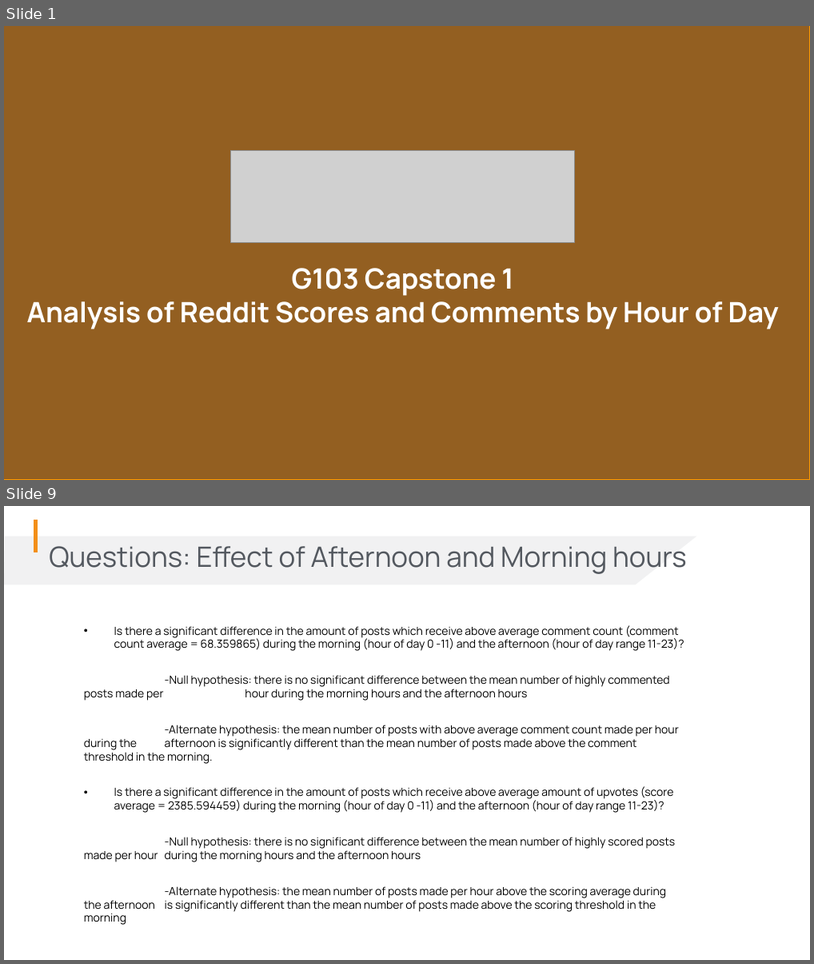
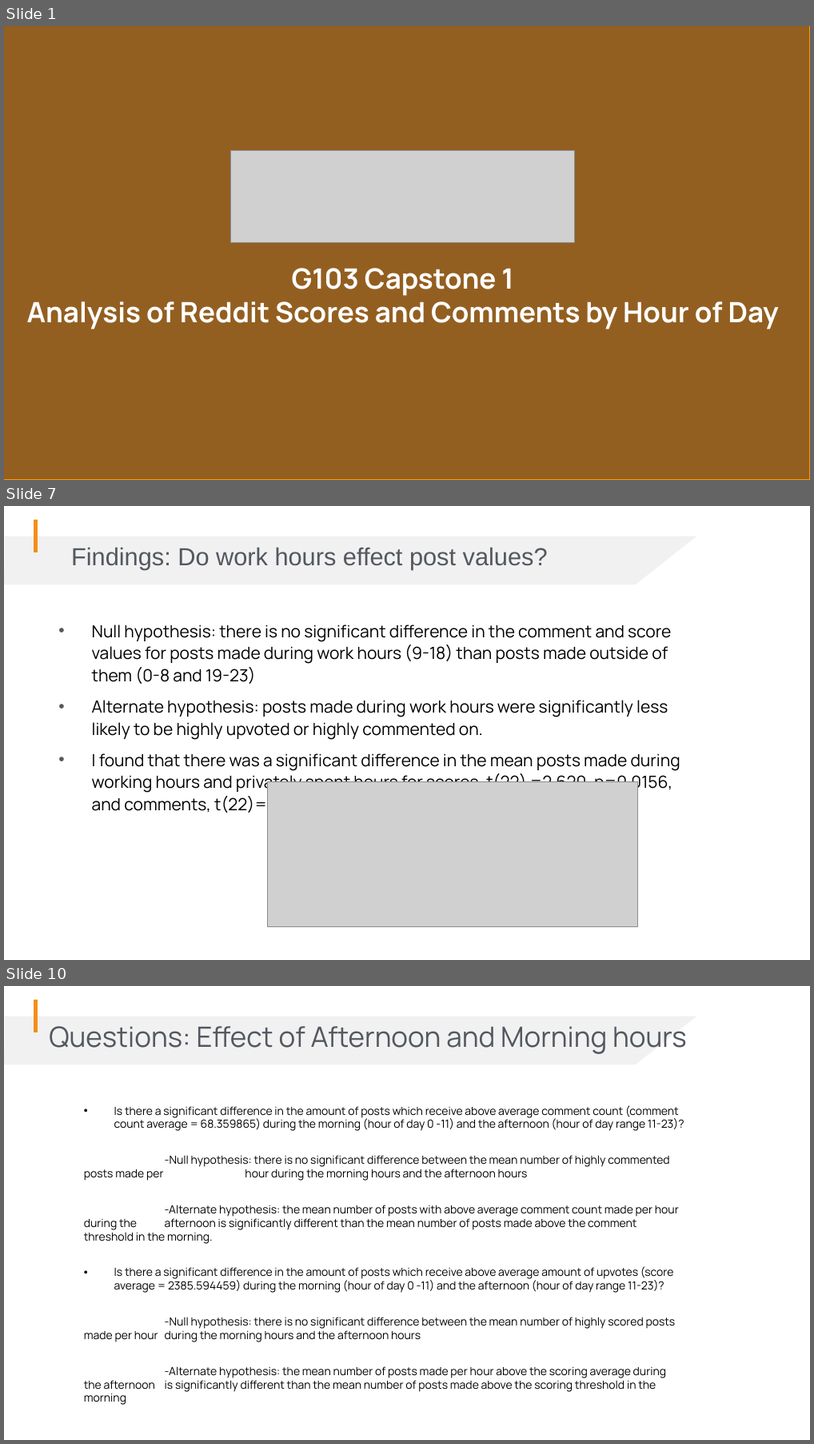
Before and after one commit to Jameshskelton/Simple-Reddit-Scraper, a slide deck: G103-capstone-1-pres-draft-1.pptx. Shown one above the other, each under a label of ours: slides 1 and 9 before the commit, slides 1, 7 and 10 after it; the slides between them are not shown. The pictures are 814x964 and 814x1444 pixels, drawn with LibreOffice and Linux fonts; fonts in the diff are those of the drawing; grey boxes stand for pictures; background and template pictures are left out; a plain dark background stands for a picture behind light text. Boxes give left, top, right and bottom in pixels: in the first picture for what was removed or moved away, otherwise in the second. Text is boxed around its words. In the diff, an @@ line names an element or a change of style, - is before the commit and + after.

```diff
--- a/G103-capstone-1-pres-draft-1.pptx
+++ b/G103-capstone-1-pres-draft-1.pptx
@@ slide 7 added at [4, 506, 810, 960], background picture (left out); not listed: 2 template elements that a slide beside it also shows @@
@@ text added at [71, 547, 548, 570], 22 pt, text #53585F @@
+Findings: Do work hours effect post values?
@@ text added at [92, 624, 681, 816], 15 pt, text #000000 @@
+• Null hypothesis: there is no significant difference in the comment and score values for posts made during work hours (9-18) than posts made outside of them (0-8 and 19-23)
+• Alternate hypothesis: posts made during work hours were significantly less likely to be highly upvoted or highly commented on.
+• I found that there was a significant difference in the mean posts made during working hours and privately spent hours for scores, t(22) =2.620, p=0.0156, and comments, t(22)=4.491, p=1.82e-4).
@@ picture added at [268, 782, 638, 926] @@
@@ what was slide 9 is now slide 10 @@
```
Also in this commit, not shown: 6 slides changed, 1 other file.
